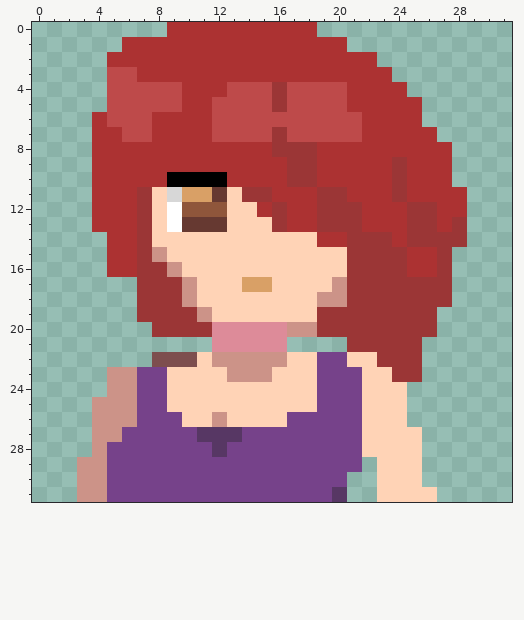
Pixel-art sprite -- Assets/Sprites/Characters/CloseUps/Close_Nela_400.png. This is how it looked before the edit.
The file is 128x128 pixels, drawn in blocks of 4x4; one block is one cell here.
After the commit:
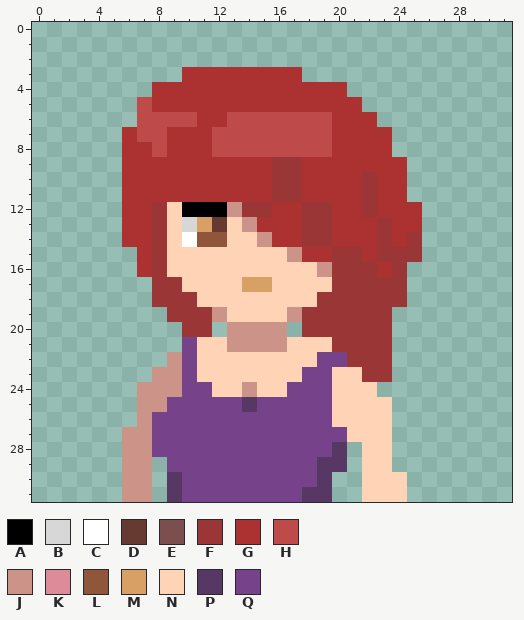
Palette (. is transparent): A #000000  B #d7d7d7  C #ffffff  D #663931  E #7d4e4e  F #9b3636  G #ac3232  H #be4a4a  J #cc9388  K #dd8b99  L #8f563b  M #d9a066  N #ffd3b6  P #573764  Q #76428a
The author wrote: Boss y Nela closeups
Diff:
Changed rows in their new state; - is an unchanged pixel.
first column x 3:
 0 ------..........----------
 1 ---...............--------
 2 --..................------
 3 --.....--------......-----
 4 --...GG---GGGGGGGG....----
 5 --..-GG--GGGGGGGGG-....---
 6 -...-HHH-G-------GG-...---
 7 -..G-H-------H---GG--...--
 8 -..--H---HHHHHHHH----....-
 9 -..----------F-G-----G...-
10 -..---GGGG---F-G---F-G...-
11 -..-GGGGGGGGGFF-GG-F-G....
12 -..-GFNAAAJFFG-F-GGF--G...
13 -..-GFNBM--JGG-F-GG-F-G...
14 --.-GF-CLL--JGGFF-GG---...
15 --..GF--------JGGF-G--F..-
16 --..G-N---------JF--G-...-
17 ----.--N---------F----...-
18 ----.--F--------FF----...-
19 ----..--FJ----JF-----...--
20 -----..--.JJJJ.F-----...--
21 -------QNNJJJJNNNF---..---
22 -----.JQ-NNNNN----FF-..---
23 --...JJQ--NNN--Q-NNFF..---
24 --..JJJQQ--J--QQ-NN-..----
25 -...JJQQQQQPQQQQ-NN--.----
26 -...J--QQQQQQQ---NN--.----
27 -..JJ---QQQ-------N--..---
28 -..JJ----Q-------P.--..---
29 ...JJ.----------PP.N-..---
30 ...JJ.P---------P.-N--.---
31 ...JJ.P--------PP.-N--..--
Pixel boxes of the changes (left, top, right, bottom) in both pictures:
changed: (77, 22, 467, 502)
